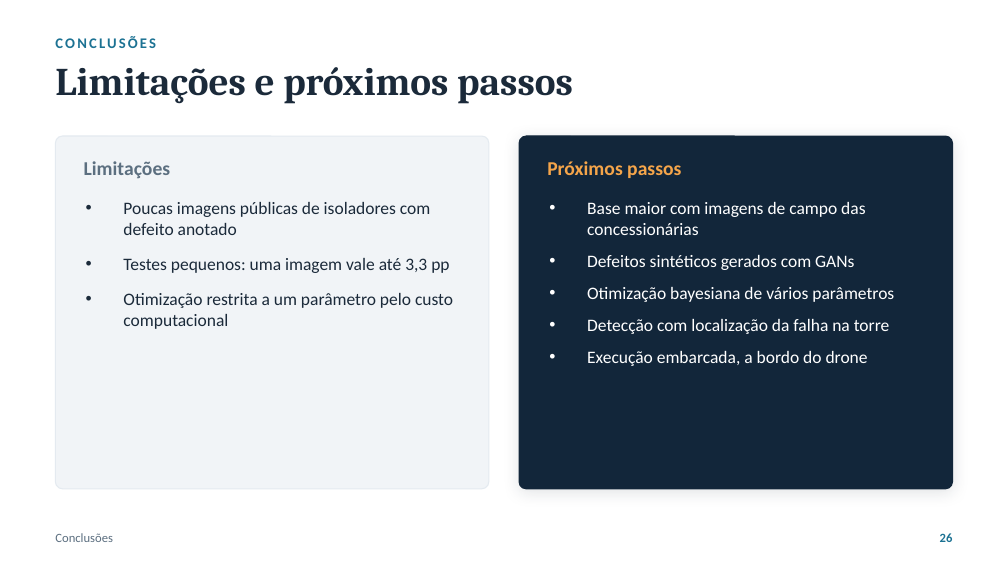
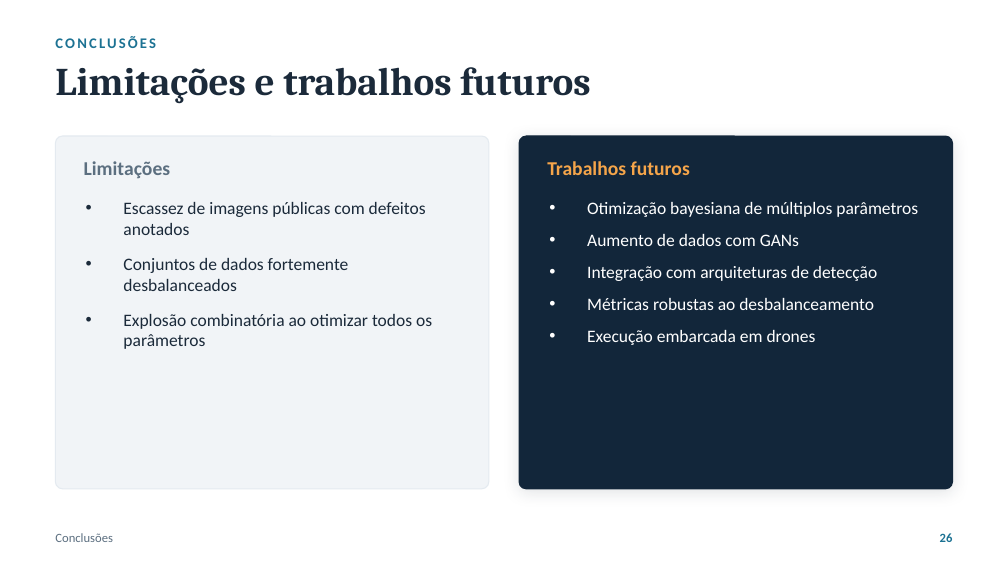
Before and after one commit to luanws/masters-thesis, a slide deck: slide 26 of presentation/defesa.pptx. Drawn at 1008x567 pixels with LibreOffice and Linux fonts; fonts in the diff are those of the drawing. Boxes give left, top, right and bottom in pixels: in the first picture for what was removed or moved away, otherwise in the second. Text is boxed around its words. In the diff, an @@ line names an element or a change of style, - is before the commit and + after.

```diff
--- a/presentation/defesa.pptx
+++ b/presentation/defesa.pptx
@@ text at bbox=[55, 67, 590, 104]: text changed @@
-Limitações e próximos passos
+Limitações e trabalhos futuros
@@ text at bbox=[547, 161, 690, 175]: text changed @@
-Próximos passos
+Trabalhos futuros
@@ text at bbox=[123, 202, 432, 349]: text changed @@
-• Poucas imagens públicas de isoladores com defeito anotado
-• Testes pequenos: uma imagem vale até 3,3 pp
-• Otimização restrita a um parâmetro pelo custo computacional
+• Escassez de imagens públicas com defeitos anotados
+• Conjuntos de dados fortemente desbalanceados
+• Explosão combinatória ao otimizar todos os parâmetros
@@ text at bbox=[587, 202, 918, 345]: text changed @@
-• Base maior com imagens de campo das concessionárias
-• Defeitos sintéticos gerados com GANs
-• Otimização bayesiana de vários parâmetros
-• Detecção com localização da falha na torre
-• Execução embarcada, a bordo do drone
+• Otimização bayesiana de múltiplos parâmetros
+• Aumento de dados com GANs
+• Integração com arquiteturas de detecção
+• Métricas robustas ao desbalanceamento
+• Execução embarcada em drones
```
Also in this commit, not shown: 19 other slides changed, 6 slides added, 13 slides removed, 3 other files.
